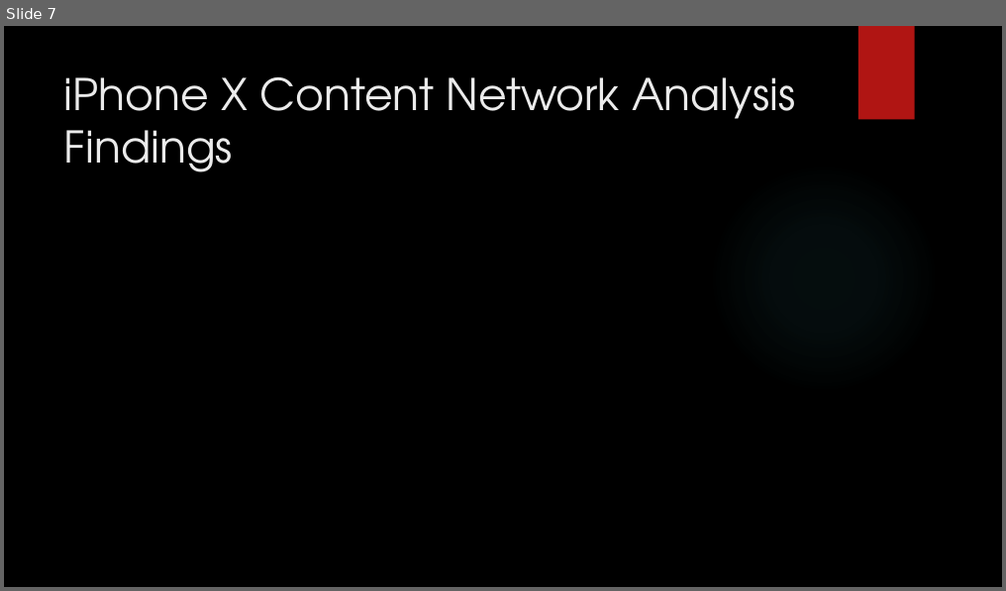
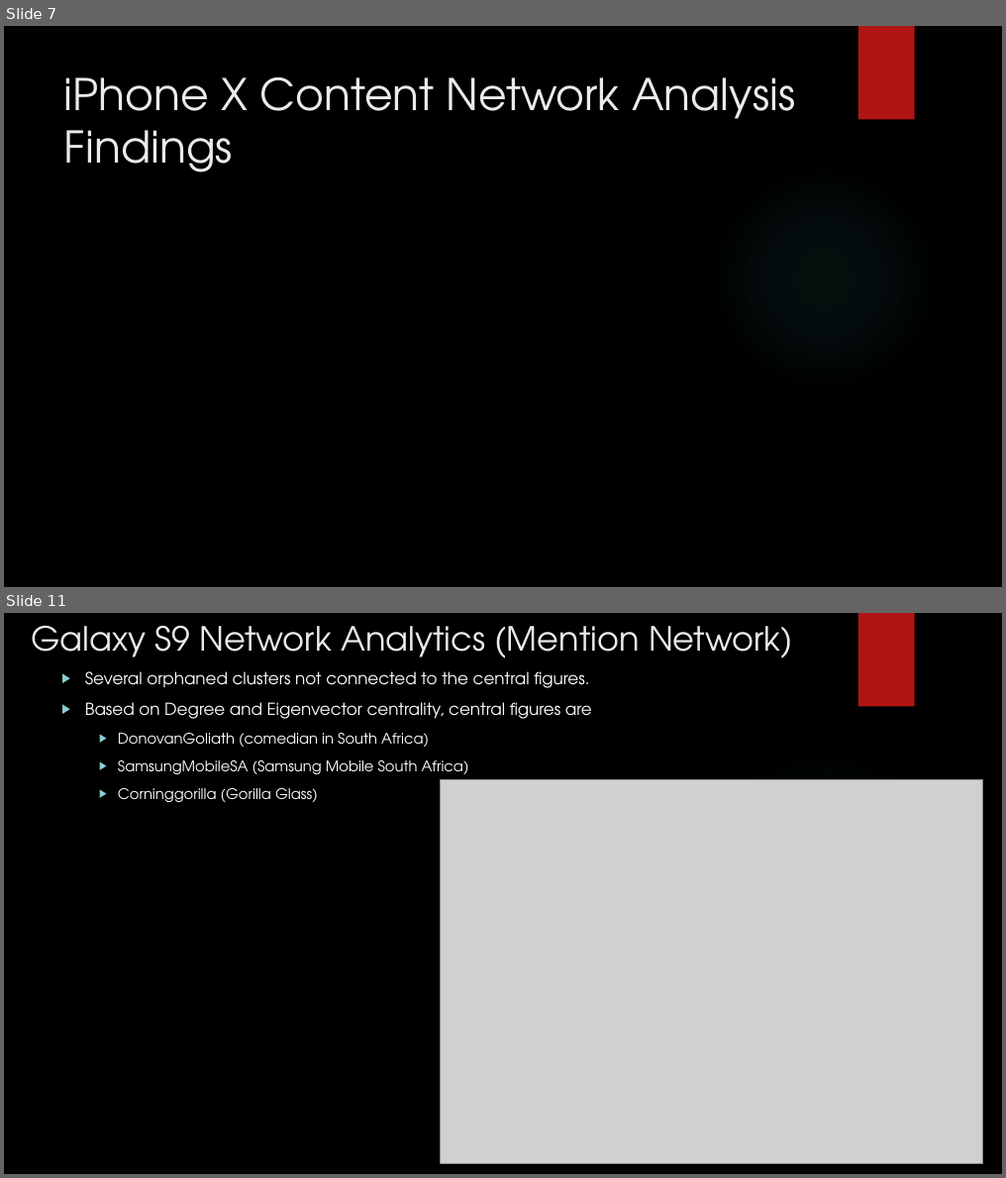
Before and after one commit to kevinbsc/FinalProject, a slide deck: FINAL_presentation_iphone_galaxy.pptx. Shown one above the other, each under a label of ours: slide 7 before the commit, slides 7 and 11 after it; the slides between them are not shown. The pictures are 1006x591 and 1006x1178 pixels, drawn with LibreOffice and Linux fonts; fonts in the diff are those of the drawing; grey boxes stand for pictures; background and template pictures are left out. Boxes give left, top, right and bottom in pixels: in the first picture for what was removed or moved away, otherwise in the second. Text is boxed around its words. In the diff, an @@ line names an element or a change of style, - is before the commit and + after.

Commit message:
Add files via upload
Updated with Galaxy S9

```diff
--- a/FINAL_presentation_iphone_galaxy.pptx
+++ b/FINAL_presentation_iphone_galaxy.pptx
@@ slide 11 added at box(4, 613, 1002, 1174), background picture (left out); not listed: 2 template elements that a slide beside it also shows @@
@@ title added at box(31, 625, 793, 659), 32 pt, text #EBEBEB @@
+Galaxy S9 Network Analytics (Mention Network)
@@ text added at box(85, 671, 592, 802), 16 pt, text #FFFFFF @@
+  ▶ Several orphaned clusters not connected to the central figures.
+  ▶ Based on Degree and Eigenvector centrality, central figures are
+    ▶ DonovanGoliath (comedian in South Africa)
+    ▶ SamsungMobileSA (Samsung Mobile South Africa)
+    ▶ Corninggorilla (Gorilla Glass)
@@ picture added at box(440, 780, 982, 1164) @@
```
Also in this commit, not shown: 5 other slides added.
